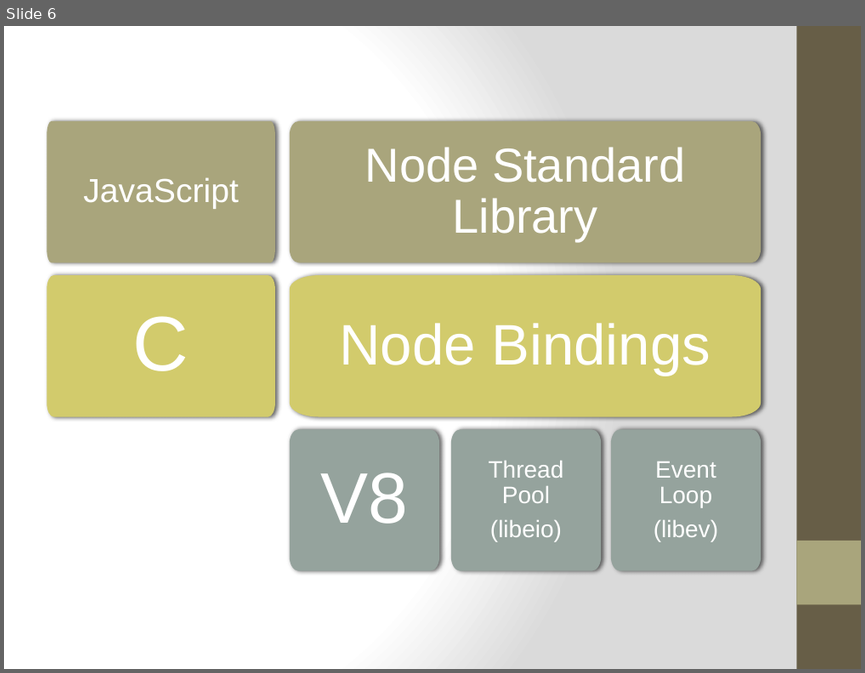
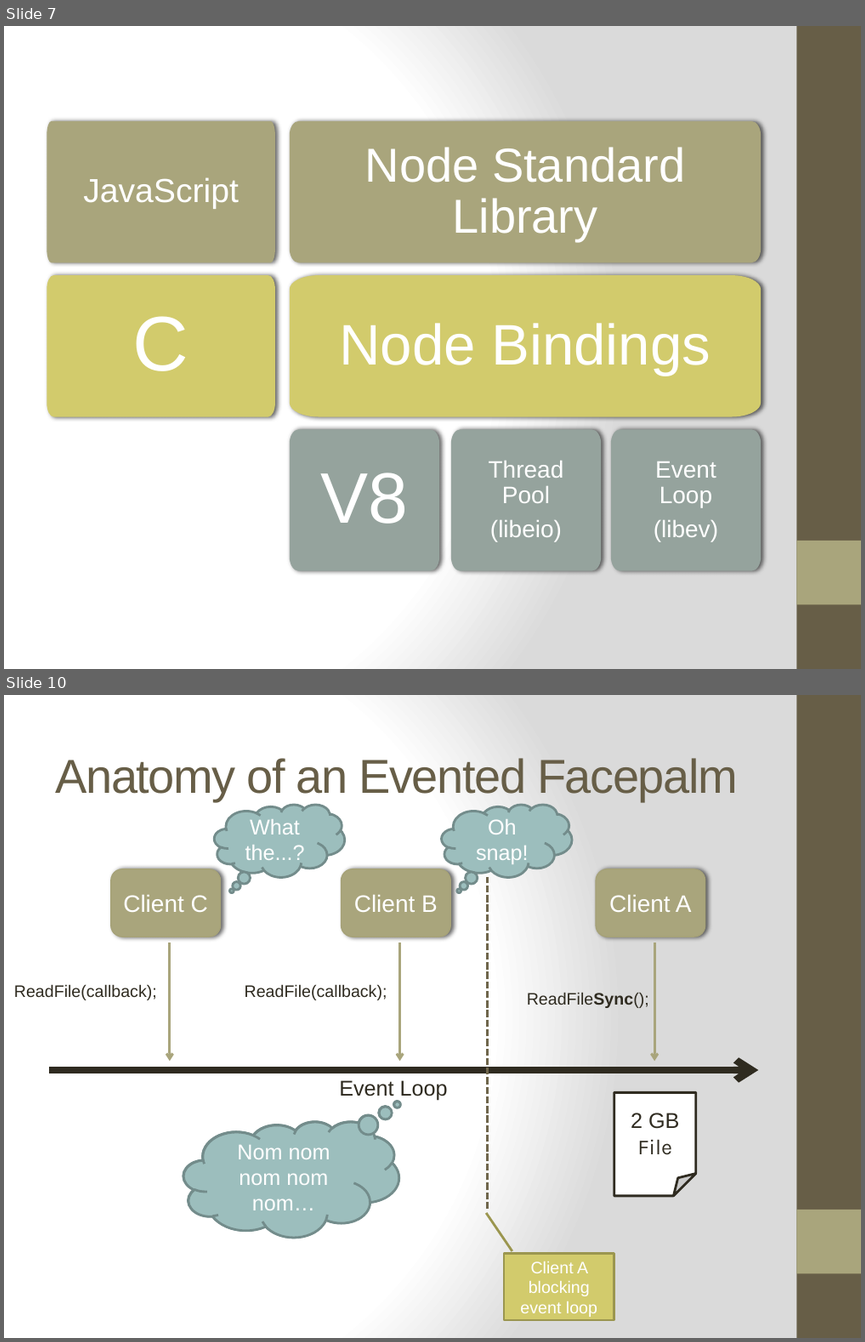
Before and after one commit to ifandelse/DevLink-2011---Getting-Started-With-Nodejs, a slide deck: PowerPoint/GettingStartedWithNodejs.pptx. Shown one above the other, each under a label of ours: slide 6 before the commit, slides 7 and 10 after it; the slides between them are not shown. The pictures are 865x673 and 865x1342 pixels, drawn with LibreOffice and Linux fonts; fonts in the diff are those of the drawing. Boxes give left, top, right and bottom in pixels: in the first picture for what was removed or moved away, otherwise in the second. Text is boxed around its words. In the diff, an @@ line names an element or a change of style, - is before the commit and + after.

Commit message:
More PPT changes...

```diff
--- a/PowerPoint/GettingStartedWithNodejs.pptx
+++ b/PowerPoint/GettingStartedWithNodejs.pptx
@@ slide 10 added at (x1=4, y1=695, x2=861, y2=1338), background gradient #FFFFFF to #DADADA; not listed: 2 template elements that a slide beside it also shows @@
@@ title added at (x1=55, y1=758, x2=738, y2=801), 40 pt, text #675E47 @@
+Anatomy of an Evented Facepalm
@@ thought cloud added at (x1=214, y1=805, x2=344, y2=878), fill #9CBEBD, outline #738D8C 2 pt, 18 pt, text #FFFFFF @@
+What the...?
@@ thought cloud added at (x1=442, y1=805, x2=572, y2=878), fill #9CBEBD, outline #738D8C 2 pt, 18 pt, text #FFFFFF @@
+Oh snap!
@@ rounded rectangle added at (x1=111, y1=869, x2=221, y2=936), fill #A9A57C, outline #A6A278 1 pt, 20 pt, text #FFFFFF @@
+Client C
@@ rounded rectangle added at (x1=341, y1=869, x2=450, y2=936), fill #A9A57C, outline #A6A278 1 pt, 20 pt, text #FFFFFF @@
+Client B
@@ rounded rectangle added at (x1=596, y1=869, x2=706, y2=936), fill #A9A57C, outline #A6A278 1 pt, 20 pt, text #FFFFFF @@
+Client A
@@ line added from (488, 1208) to (488, 877), #6F664C 2 pt dashed @@
@@ arrow added from (170, 942) to (170, 1061), #A9A57C 2 pt @@
@@ arrow added from (400, 942) to (400, 1061), #A9A57C 2 pt @@
@@ arrow added from (654, 942) to (654, 1061), #A9A57C 2 pt @@
@@ text added at (x1=14, y1=984, x2=157, y2=1000), 14 pt, text #2F2B20 @@
+ReadFile(callback);
@@ text added at (x1=245, y1=984, x2=387, y2=1000), 14 pt, text #2F2B20 @@
+ReadFile(callback);
@@ text added at (x1=527, y1=992, x2=649, y2=1008), 14 pt, text #2F2B20 @@
+ReadFileSync();
@@ arrow added from (49, 1071) to (758, 1071), #2F2B20 6 pt @@
@@ text added at (x1=339, y1=1080, x2=448, y2=1100), 18 pt, text #2F2B20 @@
+Event Loop
@@ folded corner added at (x1=614, y1=1093, x2=695, y2=1197), fill #FFFFFF, outline #2F2B20 2 pt, 18 pt, text #2F2B20 @@
+2 GB
+File
@@ thought cloud added at (x1=183, y1=1121, x2=398, y2=1236), fill #9CBEBD, outline #738D8C 2 pt, 18 pt, text #FFFFFF @@
+Anybody have a Snickers?
@@ thought cloud added at (x1=184, y1=1122, x2=399, y2=1237), fill #9CBEBD, outline #738D8C 2 pt, 18 pt, text #FFFFFF @@
+Nom nom nom nom nom…
@@ border callout added at (x1=504, y1=1253, x2=614, y2=1321), fill #D2CB6C, outline #9B9650 2 pt, 14 pt, text #FFFFFF @@
+Client A blocking event loop
@@ what was slide 6 is now slide 7 @@
```
Also in this commit, not shown: 6 other slides added.
